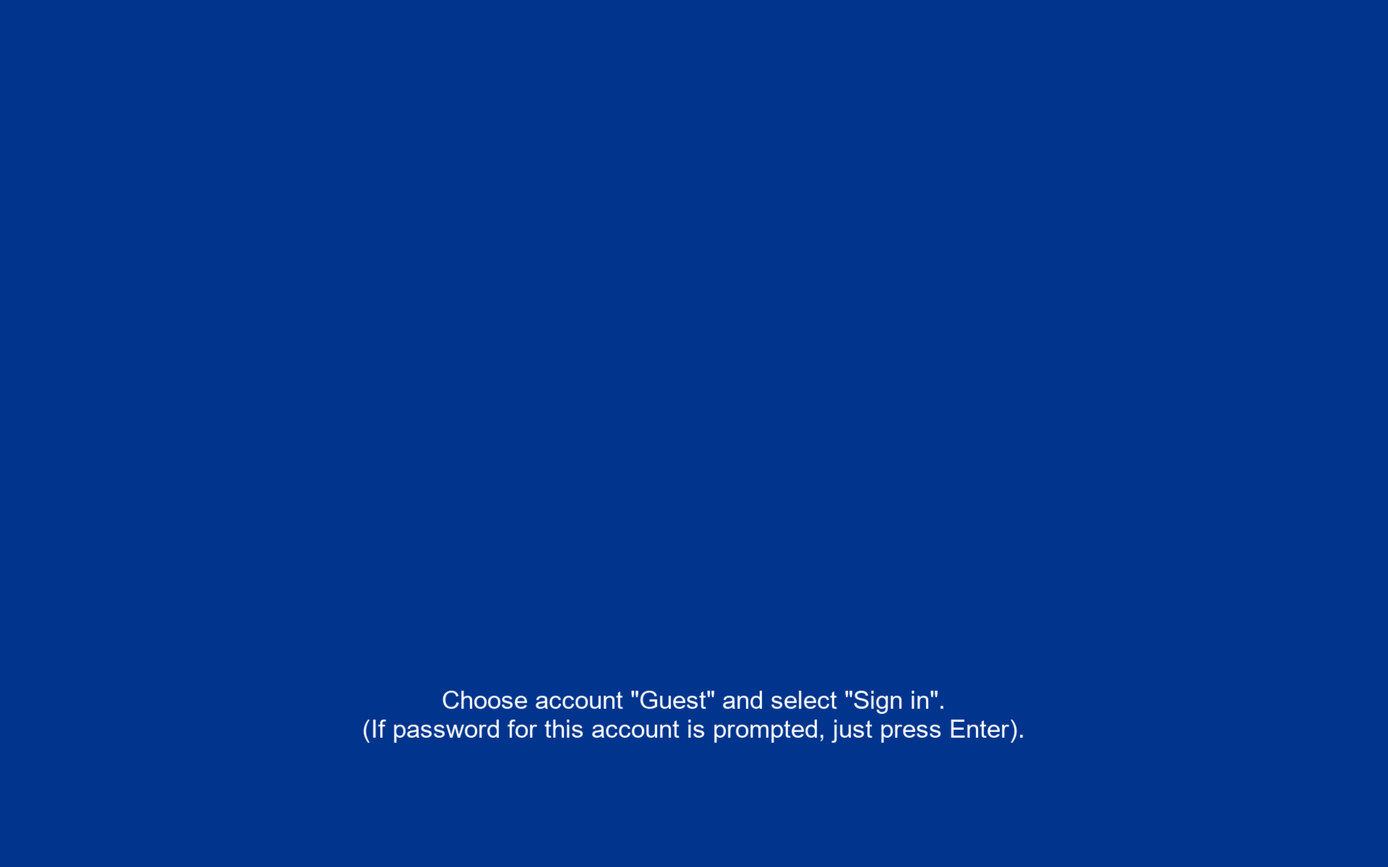
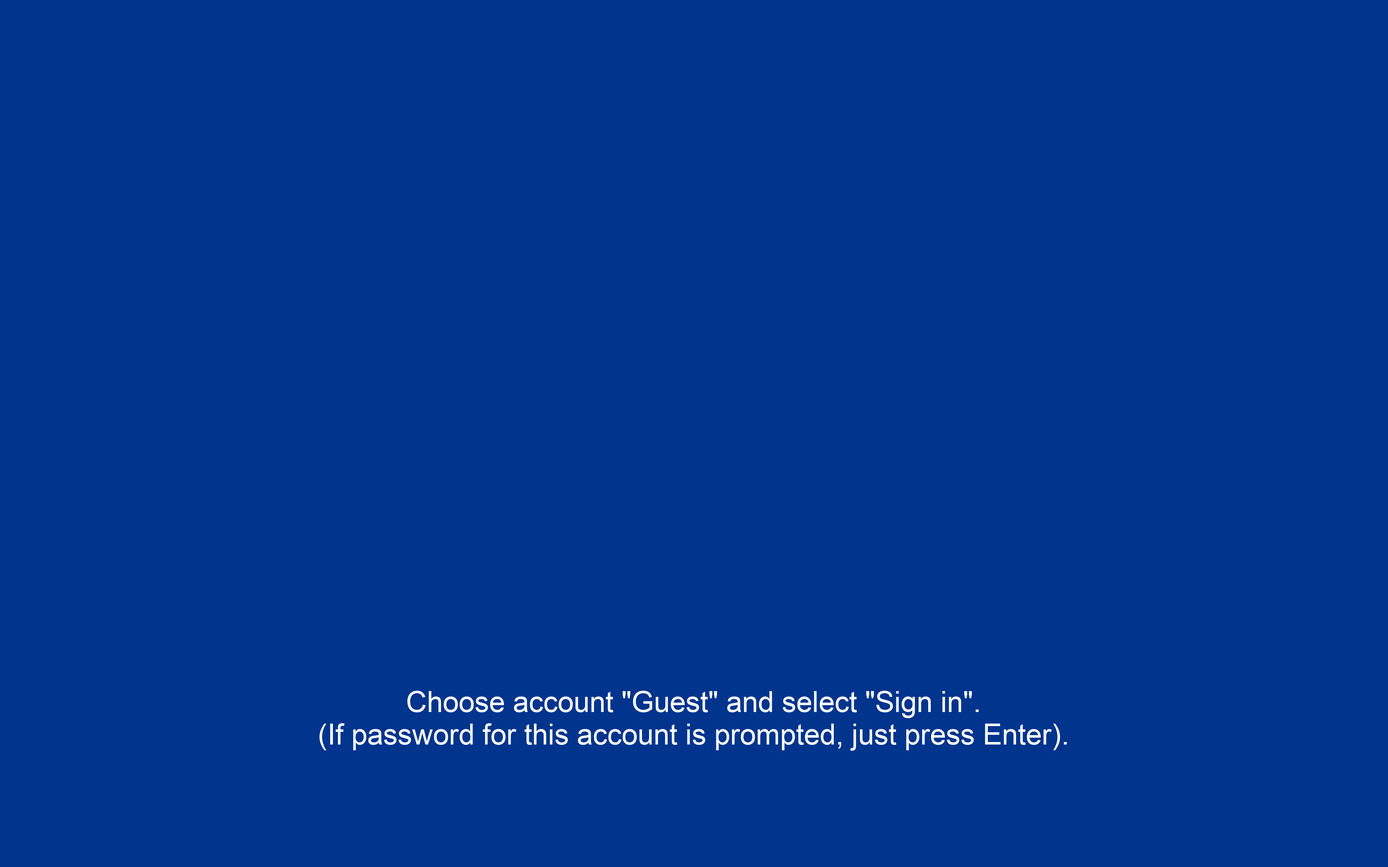
Revision of a layered 1388x867 image; what changed, layer by layer:
painted on "Choose account 'Guest' and sel..." over [319, 690, 1067, 751]
